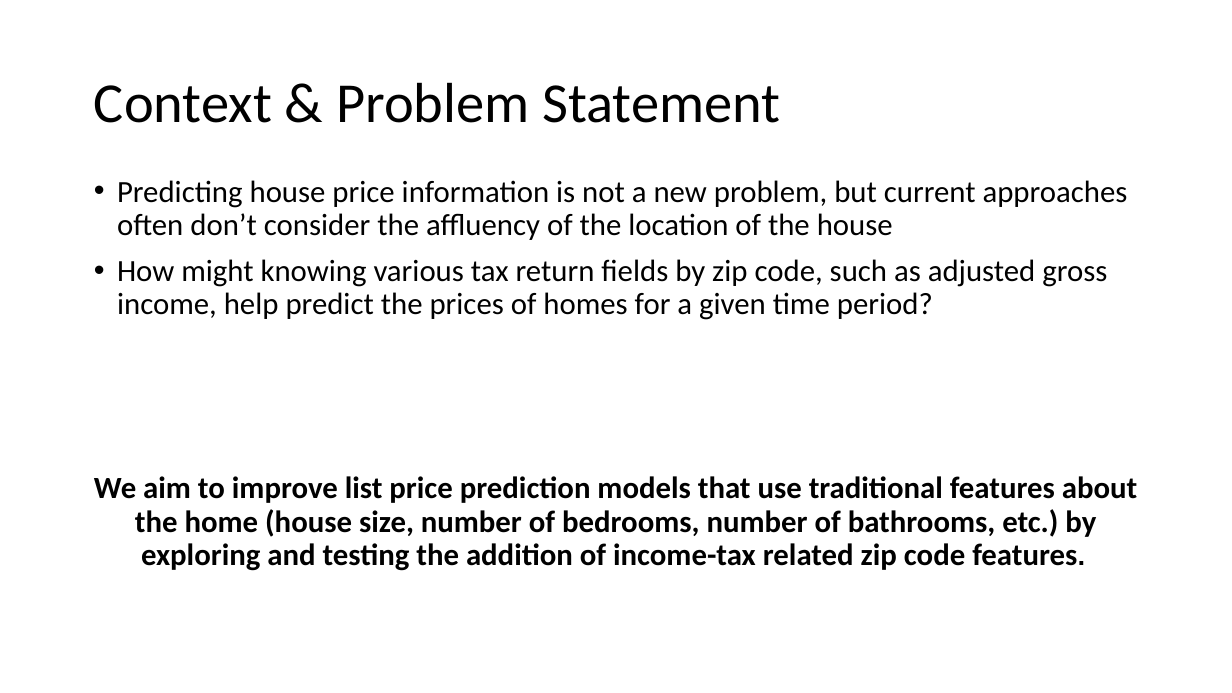
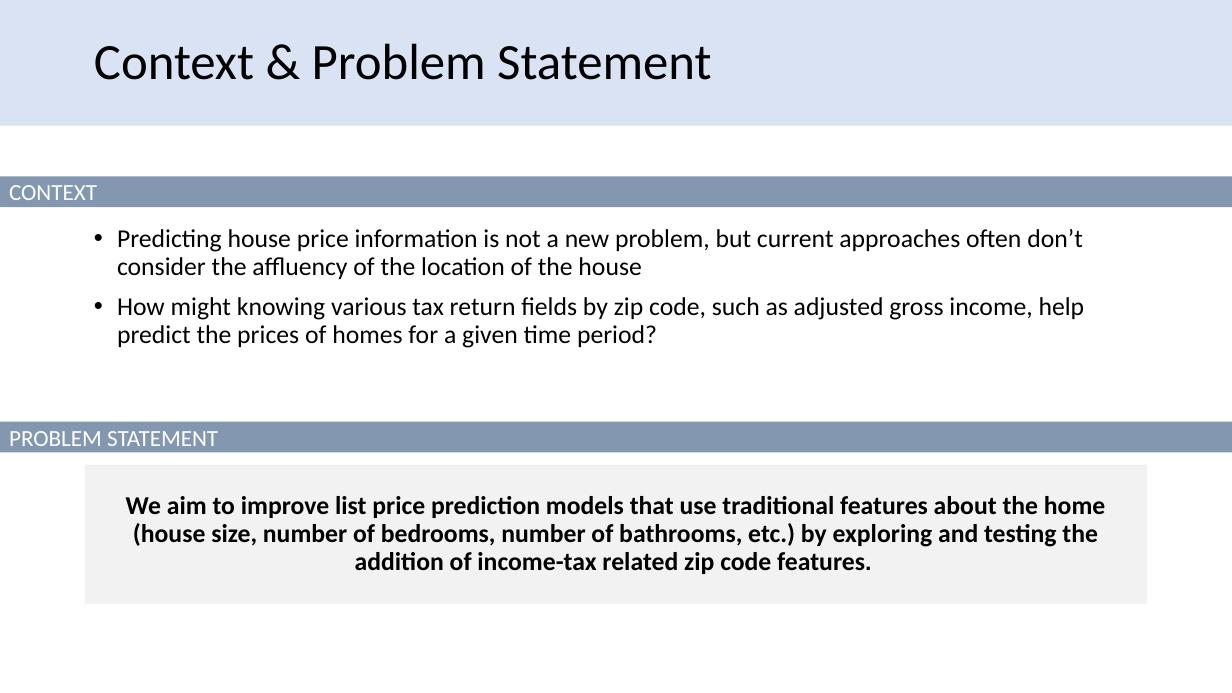
Before and after one commit to david-firrin/Real-Estate-Price-Prediction-With-Income-Tax-Data, a slide deck: slide 4 of Progress Presentation/team48progressreport.pptx. Drawn at 1232x693 pixels with LibreOffice and Linux fonts; fonts in the diff are those of the drawing. Boxes give left, top, right and bottom in pixels: in the first picture for what was removed or moved away, otherwise in the second. Text is boxed around its words. In the diff, an @@ line names an element or a change of style, - is before the commit and + after.

```diff
--- a/Progress Presentation/team48progressreport.pptx
+++ b/Progress Presentation/team48progressreport.pptx
@@ rectangle added at <box>0,0,1232,126</box>, fill #DAE3F3 @@
@@ title "Context & Problem Statement": place and size @@
-title "Context & Problem Statement" at <box>94,82,780,123</box>
+title "Context & Problem Statement" at <box>94,43,711,80</box>
@@ title "Context & Problem Statement" at <box>94,43,711,80</box>: size 44 to 39.6 pt @@
@@ rectangle added at <box>0,177,1232,207</box>, fill #8497B0, 18 pt, text #FFFFFF @@
+CONTEXT
@@ text "Predicting house price information is ...": place and size @@
-text "Predicting house price information is ..." at <box>117,180,1128,320</box>
+text "Predicting house price information is ..." at <box>117,229,1085,348</box>
@@ text "Predicting house price information is ..." at <box>117,229,1085,348</box>: size 24 to 20 pt @@
@@ rectangle added at <box>0,421,1232,452</box>, fill #8497B0, 18 pt, text #FFFFFF @@
+PROBLEM STATEMENT
@@ rectangle "We aim to improve list ...": place and size @@
-rectangle "We aim to improve list ..." at <box>94,476,1137,571</box>
+rectangle "We aim to improve list ..." at <box>85,465,1148,604</box>
@@ rectangle "We aim to improve list ..." at <box>85,465,1148,604</box>: size 24 to 20 pt; fill none to #F2F2F2 @@
```
Also in this commit, not shown: 14 other slides changed, 1 other file.
